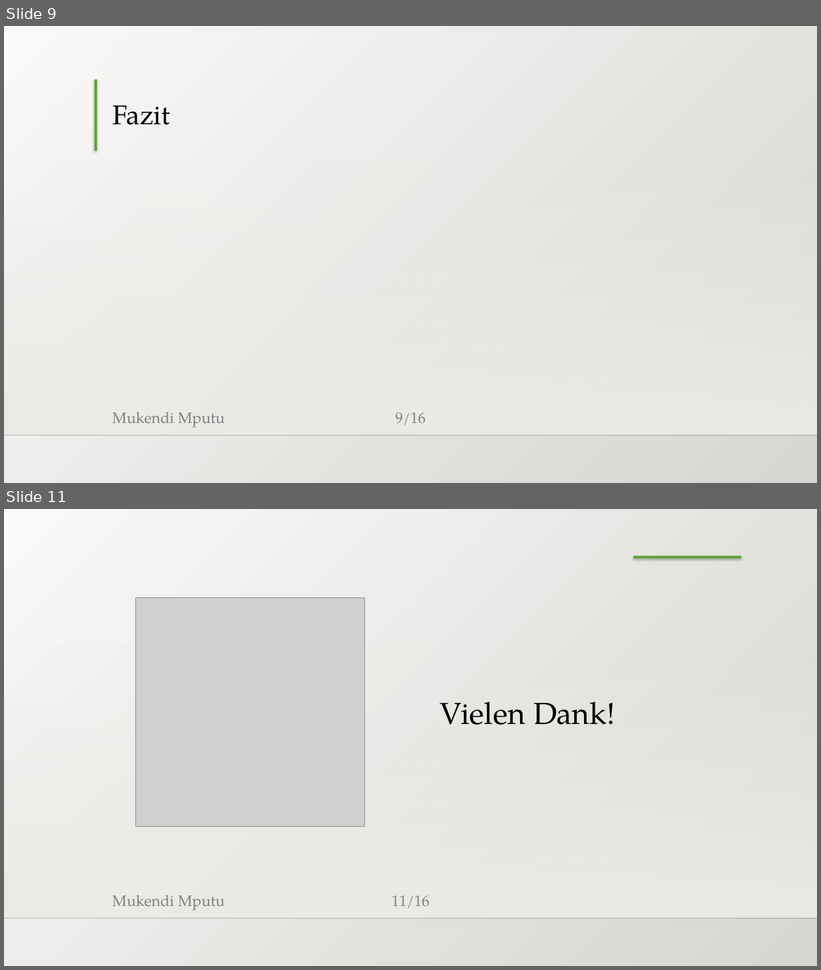
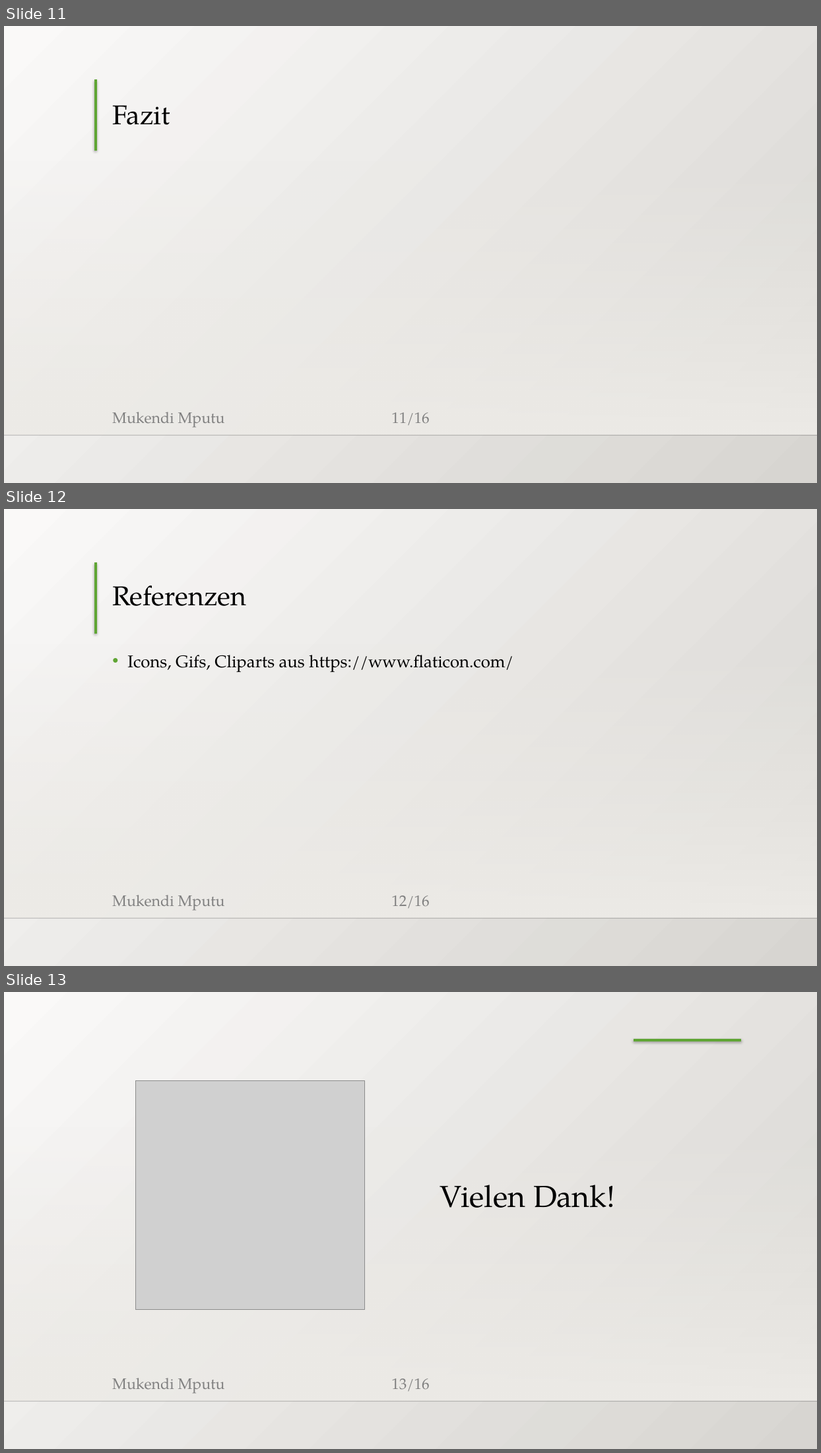
Before and after one commit to MukendiMputu/BachelorThesis, a slide deck: Abschlussvortrag.pptx. Shown one above the other, each under a label of ours: slides 9 and 11 before the commit, slides 11, 12 and 13 after it; the slides between them are not shown. The pictures are 821x970 and 821x1453 pixels, drawn with LibreOffice and Linux fonts; fonts in the diff are those of the drawing; grey boxes stand for pictures; background and template pictures are left out. Boxes give left, top, right and bottom in pixels: in the first picture for what was removed or moved away, otherwise in the second. Text is boxed around its words. In the diff, an @@ line names an element or a change of style, - is before the commit and + after.

```diff
--- a/Abschlussvortrag.pptx
+++ b/Abschlussvortrag.pptx
@@ slide 12 added at box(4, 509, 817, 966), background gradient #FAFAF9 to #D7D5D2; not listed: 5 template elements that a slide beside it also shows @@
@@ title added at box(112, 586, 246, 606), 32 pt, text #000000 @@
+Referenzen
@@ text added at box(127, 655, 514, 673), 20 pt, text #000000 @@
+• Icons, Gifs, Cliparts aus https://www.flaticon.com/
@@ what was slide 9 is now slide 11 @@
@@ page number at box(391, 413, 429, 425): text changed @@
-9/16
+11/16
@@ what was slide 11 is now slide 13 @@
@@ page number at box(391, 1379, 429, 1391): text changed @@
-11/16
+13/16
```
Also in this commit, not shown: 3 slides changed, 3 other slides added, 2 slides removed.
